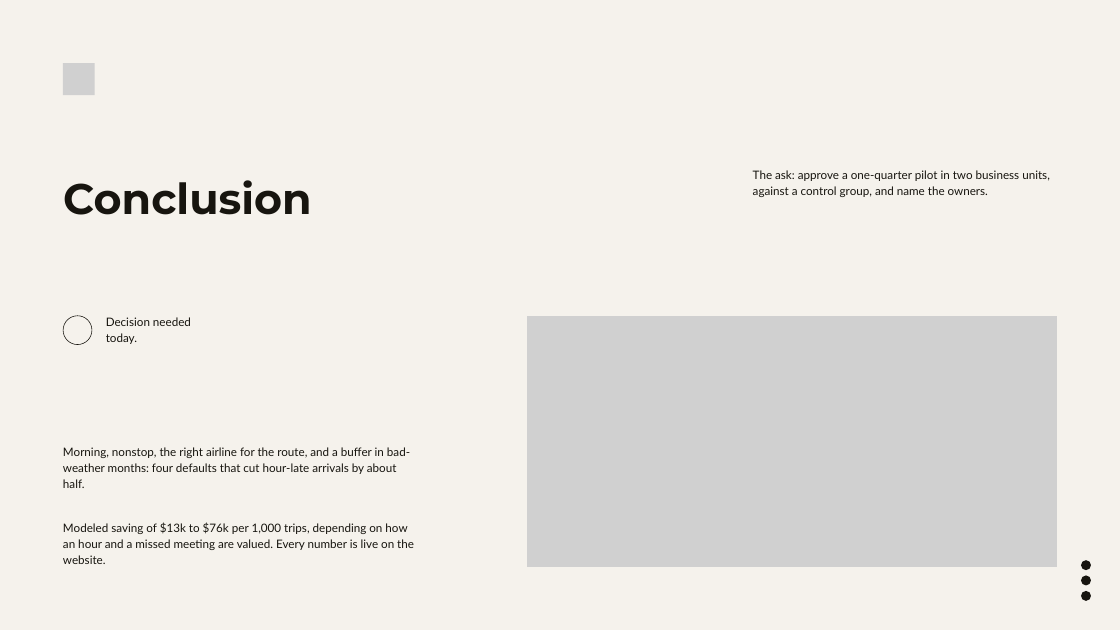
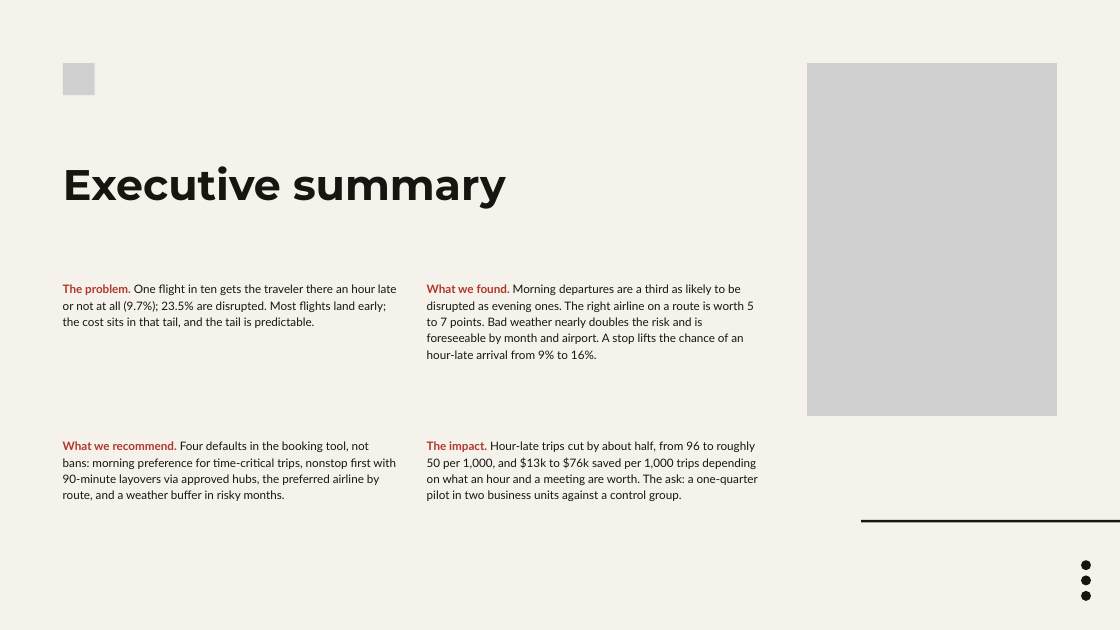
Before and after one commit to akhilhnairprojects/BUhackathon, a slide deck: slide 2 of deck/Arrive_On_Time_Simple.pptx (slide 10 before the commit). Drawn at 1120x630 pixels with LibreOffice and Linux fonts; fonts in the diff are those of the drawing; grey boxes stand for pictures; background and template pictures are left out. Boxes give left, top, right and bottom in pixels: in the first picture for what was removed or moved away, otherwise in the second. Text is boxed around its words. In the diff, an @@ line names an element or a change of style, - is before the commit and + after.

```diff
--- a/deck/Arrive_On_Time_Simple.pptx
+++ b/deck/Arrive_On_Time_Simple.pptx
@@ picture added at (x1=806, y1=63, x2=1057, y2=416) @@
@@ text added at (x1=63, y1=166, x2=506, y2=209), 55 pt, text #17150F, bold @@
+Executive summary
@@ text removed at (x1=753, y1=170, x2=1050, y2=197) @@
-The ask: approve a one-quarter pilot in two business units, against a control group, and name the owners.
@@ text removed at (x1=63, y1=180, x2=312, y2=215) @@
-Conclusion
@@ text added at (x1=63, y1=284, x2=397, y2=328), 15 pt, text #17150F @@
+The problem. One flight in ten gets the traveler there an hour late or not at all (9.7%); 23.5% are disrupted. Most flights land early; the cost sits in that tail, and the tail is predictable.
@@ text added at (x1=427, y1=284, x2=754, y2=359), 15 pt, text #17150F @@
+What we found. Morning departures are a third as likely to be disrupted as evening ones. The right airline on a route is worth 5 to 7 points. Bad weather nearly doubles the risk and is foreseeable by month and airport. A stop lifts the chance of an hour-late arrival from 9% to 16%.
@@ freeform shape removed at (x1=63, y1=316, x2=92, y2=344) @@
@@ text removed at (x1=106, y1=317, x2=191, y2=344) @@
-Decision needed today.
@@ picture removed at (x1=527, y1=316, x2=1057, y2=567) @@
@@ text removed at (x1=63, y1=447, x2=410, y2=488) @@
-Morning, nonstop, the right airline for the route, and a buffer in bad-weather months: four defaults that cut hour-late arrivals by about half.
@@ text added at (x1=63, y1=441, x2=396, y2=501), 15 pt, text #17150F @@
+What we recommend. Four defaults in the booking tool, not bans: morning preference for time-critical trips, nonstop first with 90-minute layovers via approved hubs, the preferred airline by route, and a weather buffer in risky months.
@@ text added at (x1=427, y1=441, x2=758, y2=501), 15 pt, text #17150F @@
+The impact. Hour-late trips cut by about half, from 96 to roughly 50 per 1,000, and $13k to $76k saved per 1,000 trips depending on what an hour and a meeting are worth. The ask: a one-quarter pilot in two business units against a control group.
@@ text removed at (x1=63, y1=522, x2=414, y2=564) @@
-Modeled saving of $13k to $76k per 1,000 trips, depending on how an hour and a missed meeting are valued. Every number is live on the website.
@@ line added from (861, 521) to (1120, 521), #17150F 3 pt @@
```
Also in this commit, not shown: 4 slides added, 8 other files.
